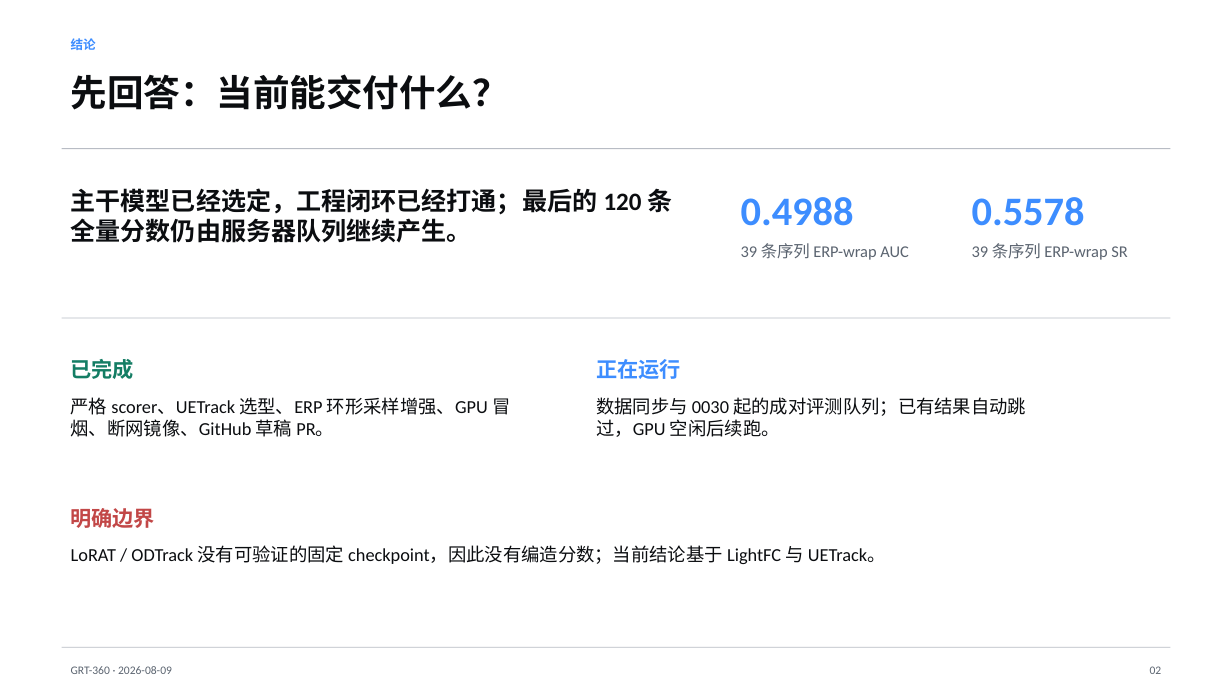
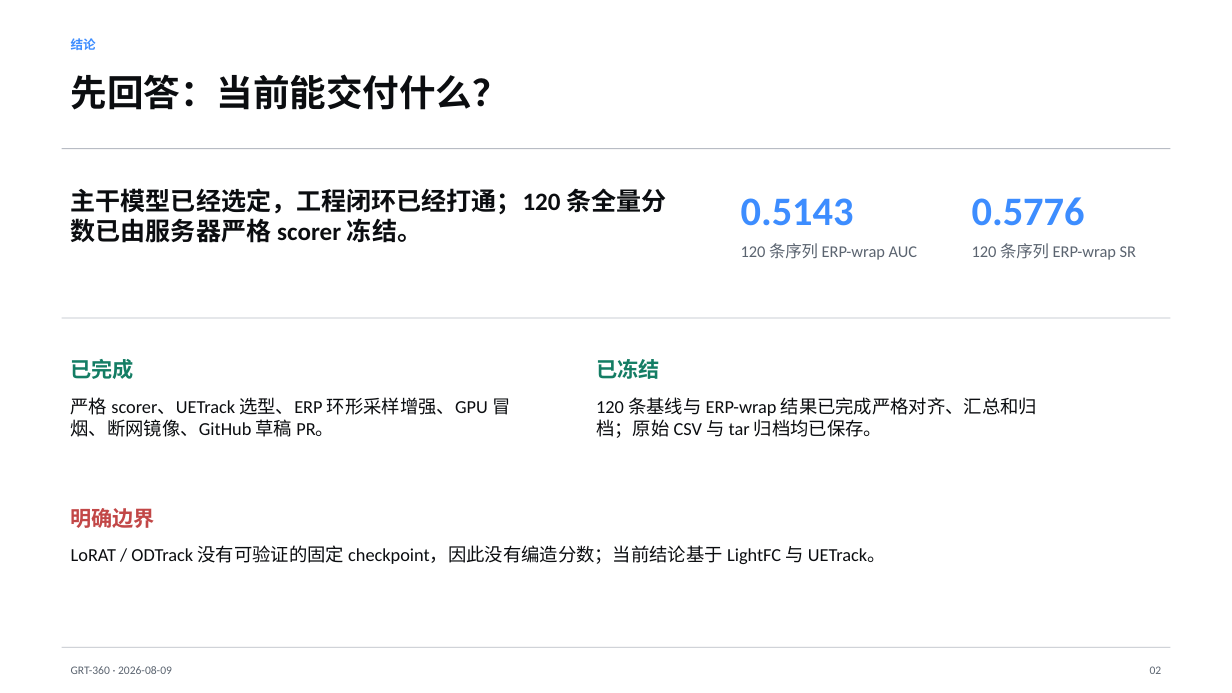
Before and after one commit to A3435331841/instan, a slide deck: slide 2 of reports/GRT360_Research_Handoff_2026-08-09.pptx. Drawn at 1232x693 pixels with LibreOffice and Linux fonts; fonts in the diff are those of the drawing. Boxes give left, top, right and bottom in pixels: in the first picture for what was removed or moved away, otherwise in the second. Text is boxed around its words. In the diff, an @@ line names an element or a change of style, - is before the commit and + after.

```diff
--- a/reports/GRT360_Research_Handoff_2026-08-09.pptx
+++ b/reports/GRT360_Research_Handoff_2026-08-09.pptx
@@ text at <box>71,188,666,243</box>: text changed @@
-主干模型已经选定，工程闭环已经打通；最后的 120 条全量分数仍由服务器队列继续产生。
+主干模型已经选定，工程闭环已经打通；120 条全量分数已由服务器严格 scorer 冻结。
@@ text at <box>741,198,854,226</box>: text changed @@
-0.4988
+0.5143
@@ text at <box>972,197,1085,226</box>: text changed @@
-0.5578
+0.5776
@@ text at <box>741,243,917,260</box>: text changed @@
-39 条序列 ERP-wrap AUC
+120 条序列 ERP-wrap AUC
@@ text at <box>972,243,1136,260</box>: text changed @@
-39 条序列 ERP-wrap SR
+120 条序列 ERP-wrap SR
@@ text at <box>596,359,659,379</box>: text changed; text colour #3D8DFF to #147D64 @@
-正在运行
+已冻结
@@ text at <box>596,397,1037,438</box>: text changed @@
-数据同步与 0030 起的成对评测队列；已有结果自动跳过，GPU 空闲后续跑。
+120 条基线与 ERP-wrap 结果已完成严格对齐、汇总和归档；原始 CSV 与 tar 归档均已保存。
```
Also in this commit, not shown: 2 other slides changed, 4 other files.
